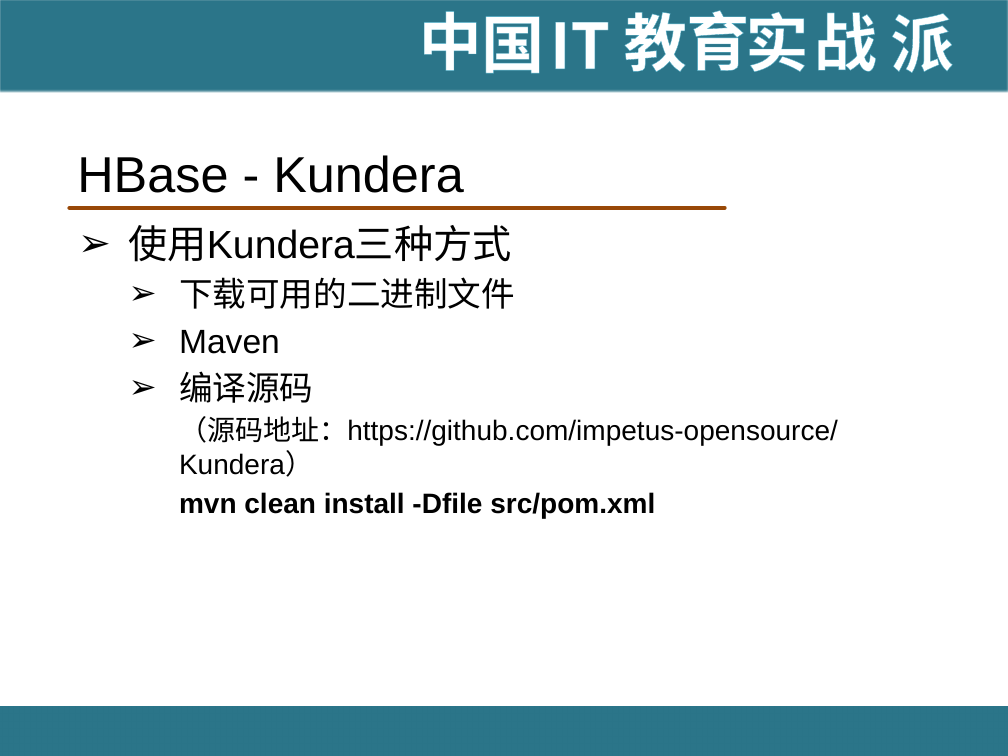
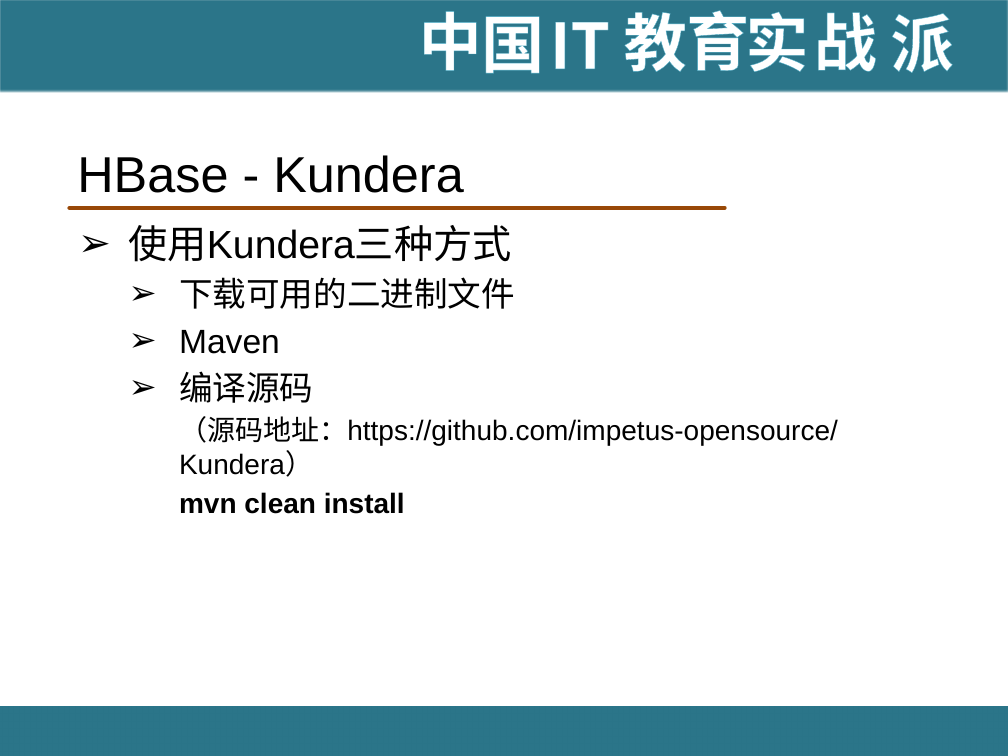
Before and after one commit to hanningxiao/BigData, a slide deck: slide 28 of [IT18掌www.it18zhang.com]HBase高级篇.pptx. Drawn at 1008x756 pixels with LibreOffice and Linux fonts; fonts in the diff are those of the drawing; background and template pictures are left out. Boxes give left, top, right and bottom in pixels: in the first picture for what was removed or moved away, otherwise in the second. Text is boxed around its words. In the diff, an @@ line names an element or a change of style, - is before the commit and + after.

```diff
--- a/[IT18掌www.it18zhang.com]HBase高级篇.pptx
+++ b/[IT18掌www.it18zhang.com]HBase高级篇.pptx
@@ text at bbox=[179, 492, 405, 514]: text changed @@
-    mvn clean install -Dfile src/pom.xml
+    mvn clean install
```
Also in this commit, not shown: 1 other file.
